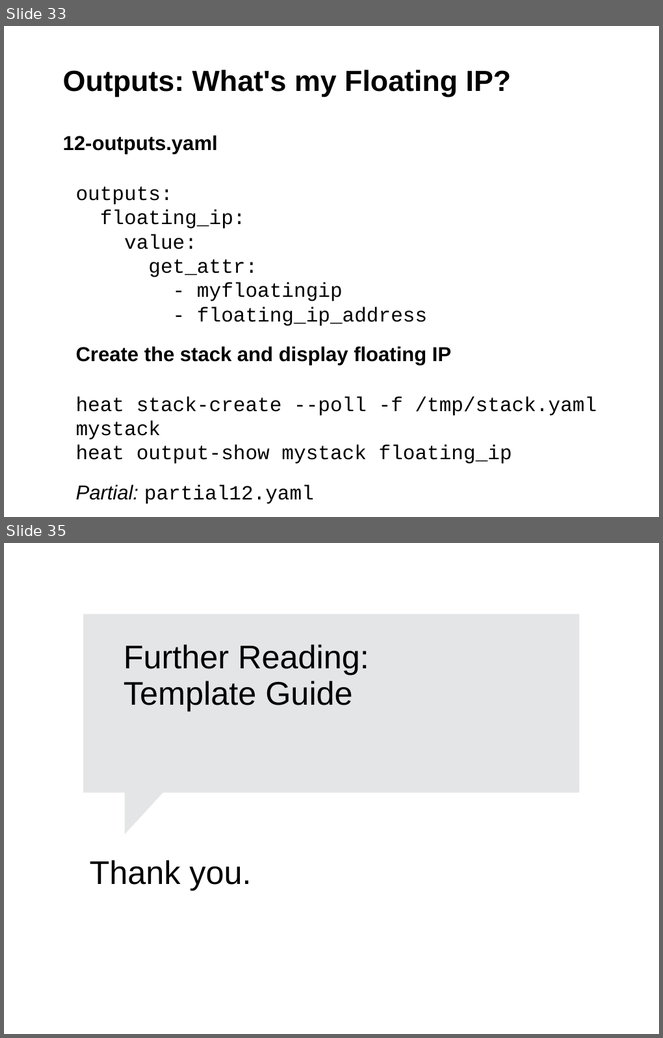
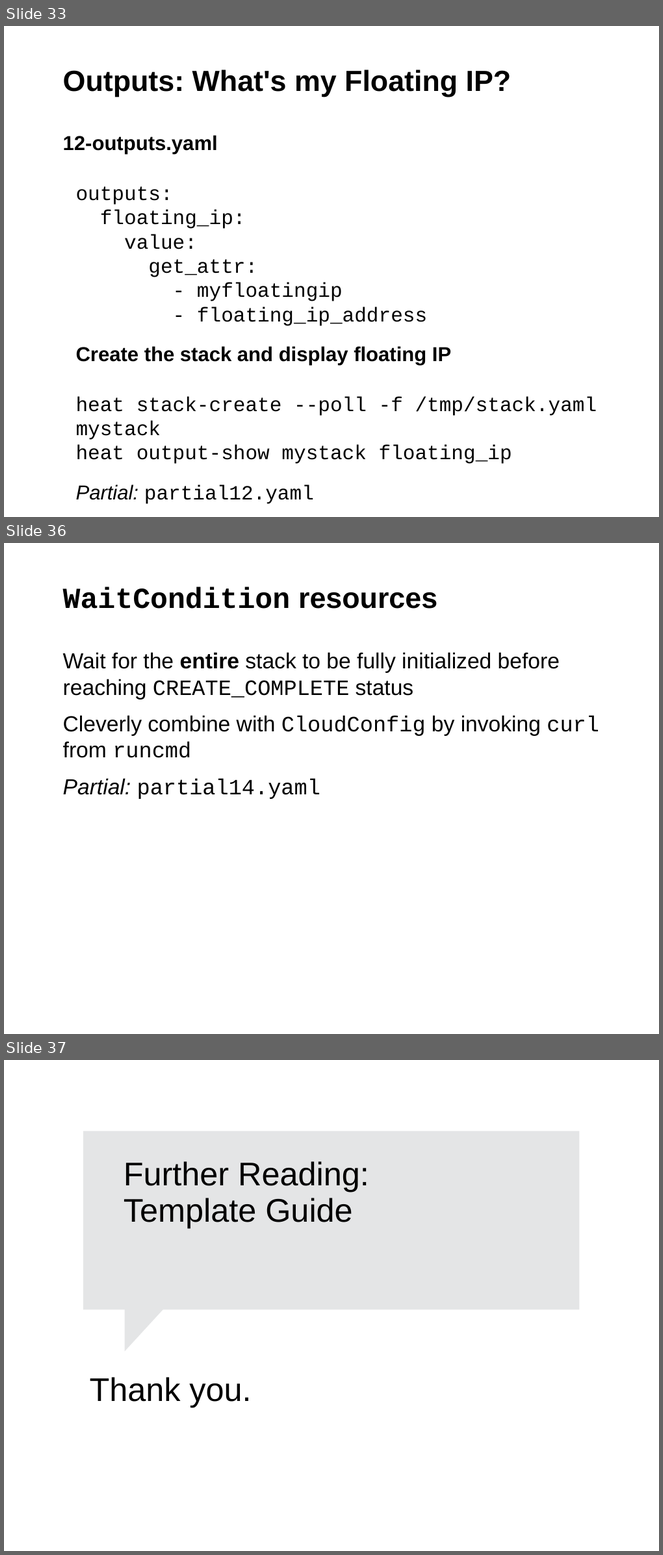
Before and after one commit to jgrassler/heat-workshop-barcelona, a slide deck: presentation.odp. Shown one above the other, each under a label of ours: slides 33 and 35 before the commit, slides 33, 36 and 37 after it; the slides between them are not shown. The pictures are 663x1038 and 663x1555 pixels, drawn with LibreOffice and Linux fonts; fonts in the diff are those of the drawing; background and template pictures are left out. Boxes give left, top, right and bottom in pixels: in the first picture for what was removed or moved away, otherwise in the second. Text is boxed around its words. In the diff, an @@ line names an element or a change of style, - is before the commit and + after.

```diff
--- a/presentation.odp
+++ b/presentation.odp
@@ slide 36 added at bbox=[4, 543, 659, 1034], background #FFFFFF; not listed: 1 template element that a slide beside it also shows @@
@@ title added at bbox=[63, 587, 438, 609], 32 pt, text #000000, bold @@
+WaitCondition resources
@@ text added at bbox=[63, 652, 599, 799], 24 pt, text #000000 @@
+Wait for the entire stack to be fully initialized before reaching CREATE_COMPLETE status
+Cleverly combine with CloudConfig by invoking curl from runcmd
+Partial: partial14.yaml
@@ what was slide 35 is now slide 37 @@
```
Also in this commit, not shown: 3 slides changed, 1 other slide added, 2 other files.
